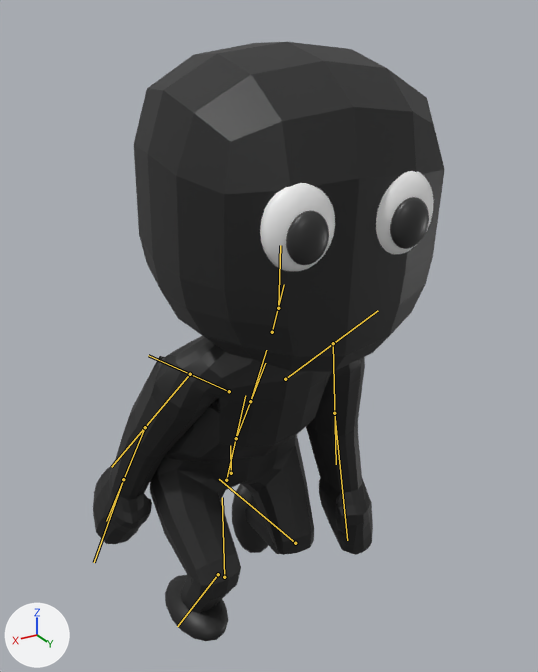
One commit to the glTF model assets/models/character/character_rigged.glb: the scene before it, then after it.
Before and after are seen from a 50 mm camera at (0.749, 1.489, 1.449) aimed at (-0.034, 0.184, 0.797). Lighting does not change. The marker at lower left points along +X, +Y and +Z. The first picture is the older version. Both versions are drawn at frame 5 of the action 'CrouchWalk'; the numbers are the values there. The bones that change, and the others that lie on the model, are drawn over the model as lines.

The first picture shows 'Body'.
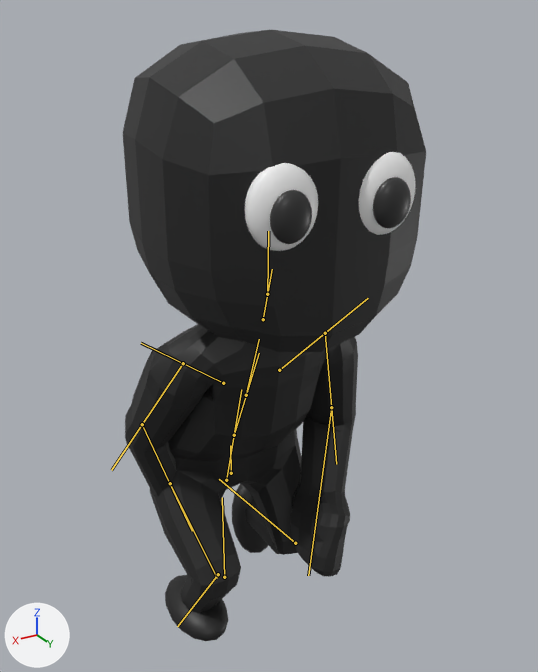
Changed parts and their boxes (x1, y1, x2, y2) in the pictures (538 x 672 px):
'Body', posed (14% narrower): before (93, 42, 445, 641); after (123, 30, 426, 641)
bone 'Hips', root to tip: before (226, 480) to (245, 395); after (226, 480) to (241, 389)
bone 'Head', root to tip: before (278, 308) to (280, 245); after (267, 294) to (268, 231)
bone 'LowerArm.L', root to tip: before (334, 413) to (347, 540); after (331, 407) to (308, 575)
bone 'LowerArm.R', root to tip: before (145, 427) to (106, 521); after (142, 424) to (192, 531)

Edits to the bpy script that builds the scene:
```text
Change bone_hips:
    where bone_hips = bpy.data.objects['CharacterArmature'].pose.bones['Hips']  # child of 'Body'
    bone_hips.rotation_quaternion: (0.975, 0.223, 0.0, 0.0) -> (0.982, 0.189, 0.0, 0.0)  # degrees (26, 0, 0) -> degrees (22, 0, 0)
Change bone_head:
    where bone_head = bpy.data.objects['CharacterArmature'].pose.bones['Head']  # child of 'Neck'
    bone_head.rotation_quaternion: (0.985, -0.174, 0.0, 0.0) -> (0.989, -0.149, 0.0, 0.0)  # degrees (-20, 0, 0) -> degrees (-17, 0, 0)
Change bone_lowerarm_l:
    where bone_lowerarm_l = bpy.data.objects['CharacterArmature'].pose.bones['LowerArm.L']  # child of 'UpperArm.L'
    bone_lowerarm_l.rotation_quaternion: (0.983, 0.155, 0.018, -0.096) -> (0.917, 0.16, -0.017, -0.366)  # degrees (18, 4, -11) -> degrees (18, 5, -43)
Change bone_lowerarm_r:
    where bone_lowerarm_r = bpy.data.objects['CharacterArmature'].pose.bones['LowerArm.R']  # child of 'UpperArm.R'
    bone_lowerarm_r.rotation_quaternion: (0.994, 0.108, 0.012, 0.028) -> (0.949, 0.095, 0.04, 0.298)  # degrees (12, 1, 3) -> degrees (12, 1, 35)
```
